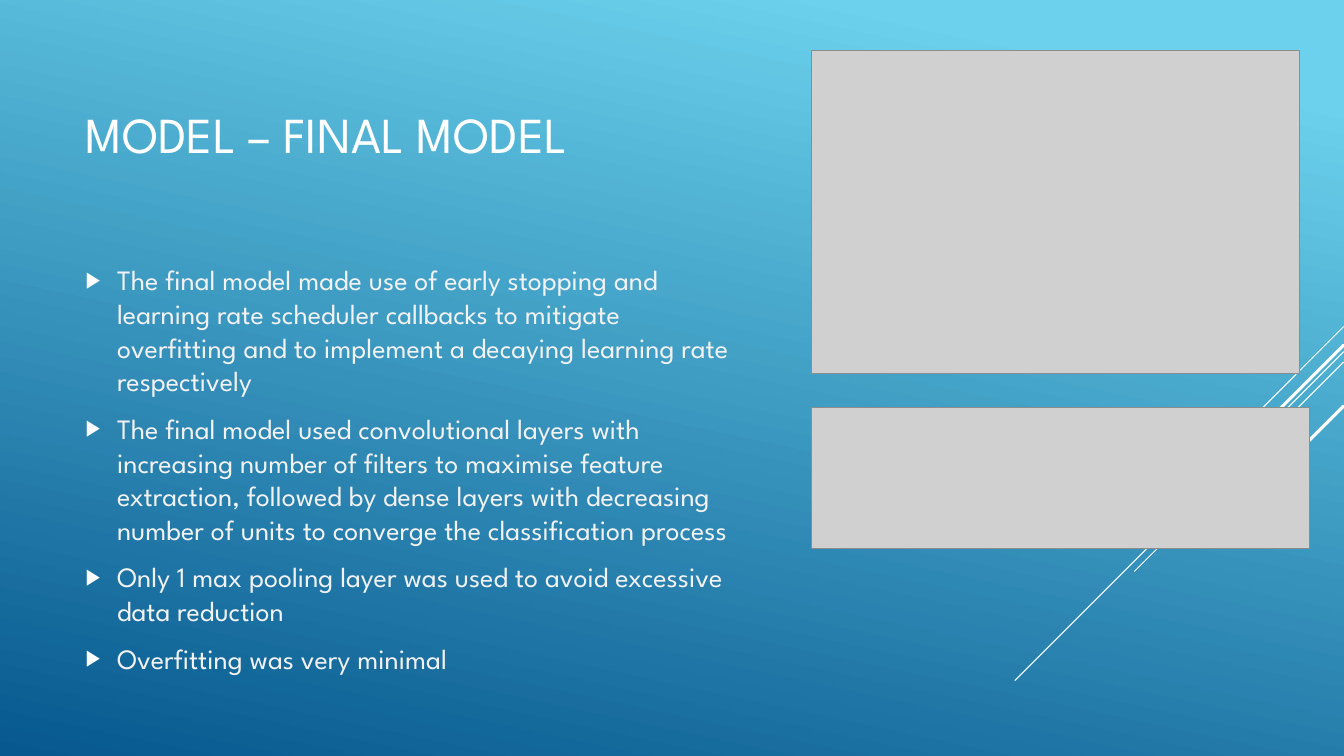
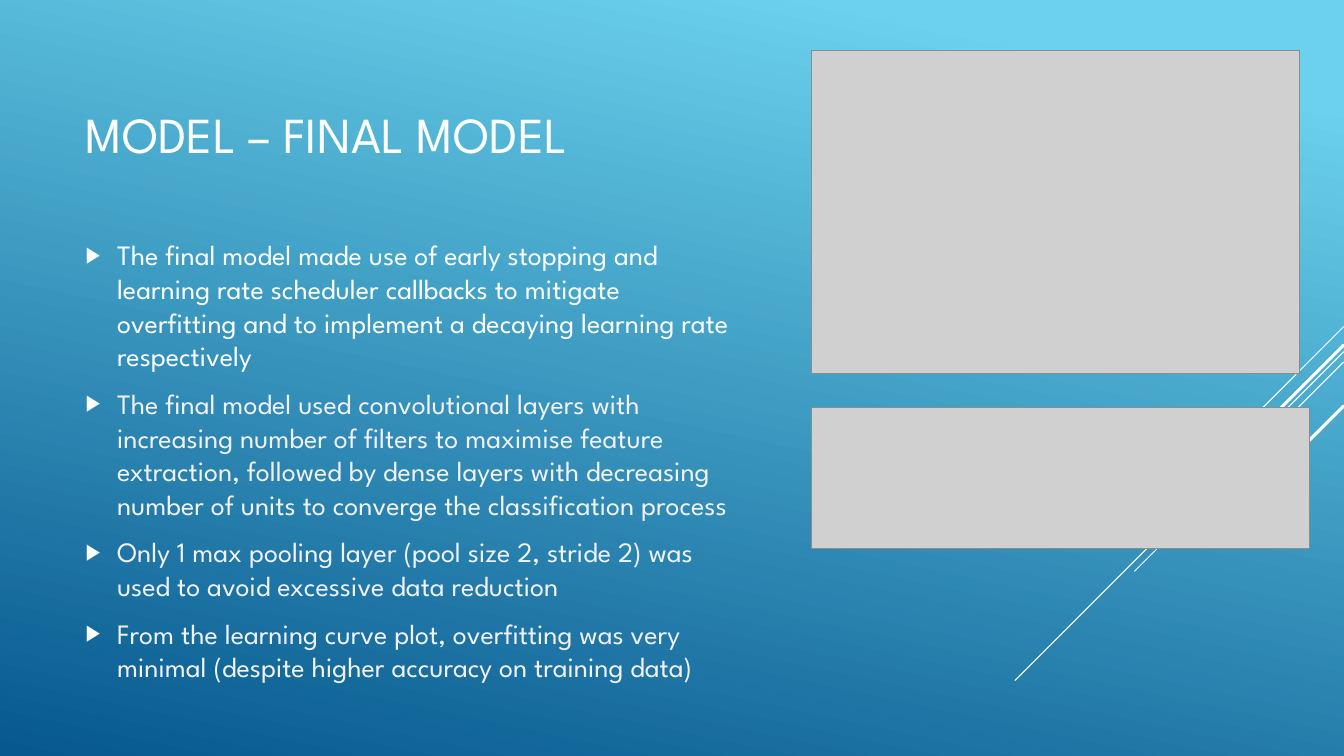
Before and after one commit to ethanolx/Fashion-CIFAR10-CV-py, a slide deck: slide 7 of doc/part-a.pptx. Drawn at 1344x756 pixels with LibreOffice and Linux fonts; fonts in the diff are those of the drawing; grey boxes stand for pictures. Boxes give left, top, right and bottom in pixels: in the first picture for what was removed or moved away, otherwise in the second. Text is boxed around its words. In the diff, an @@ line names an element or a change of style, - is before the commit and + after.

```diff
--- a/doc/part-a.pptx
+++ b/doc/part-a.pptx
@@ text "The final model made use ...": place and size @@
-text "The final model made use ..." at [117, 270, 728, 675]
+text "The final model made use ..." at [117, 245, 728, 683]
@@ text at [117, 245, 728, 372]: text colour #F2F2F2 to #FFFFFF in "The final model made use of early ..." @@
@@ text at [117, 542, 693, 683]: text changed @@
-▶ Only 1 max pooling layer was used to avoid excessive data reduction
-▶ Overfitting was very minimal
+▶ Only 1 max pooling layer (pool size 2, stride 2) was used to avoid excessive data reduction
+▶ From the learning curve plot, overfitting was very minimal (despite higher accuracy on training data)
```
Also in this commit, not shown: 6 other slides changed, 3 other files.
